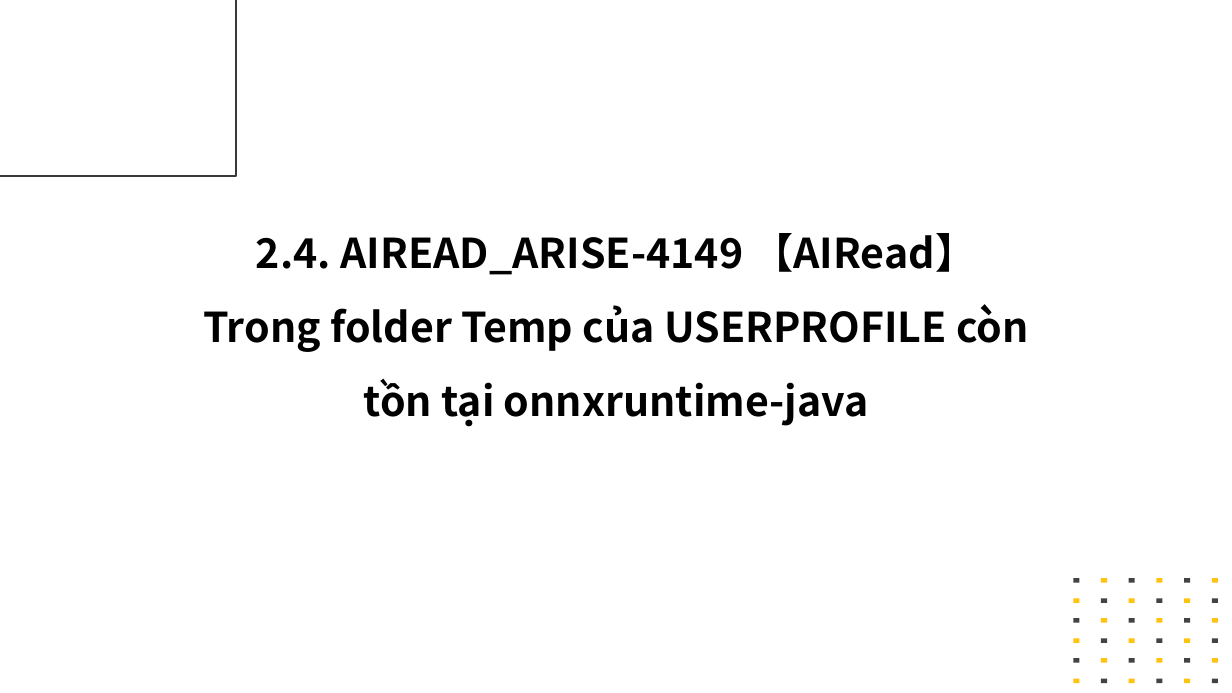
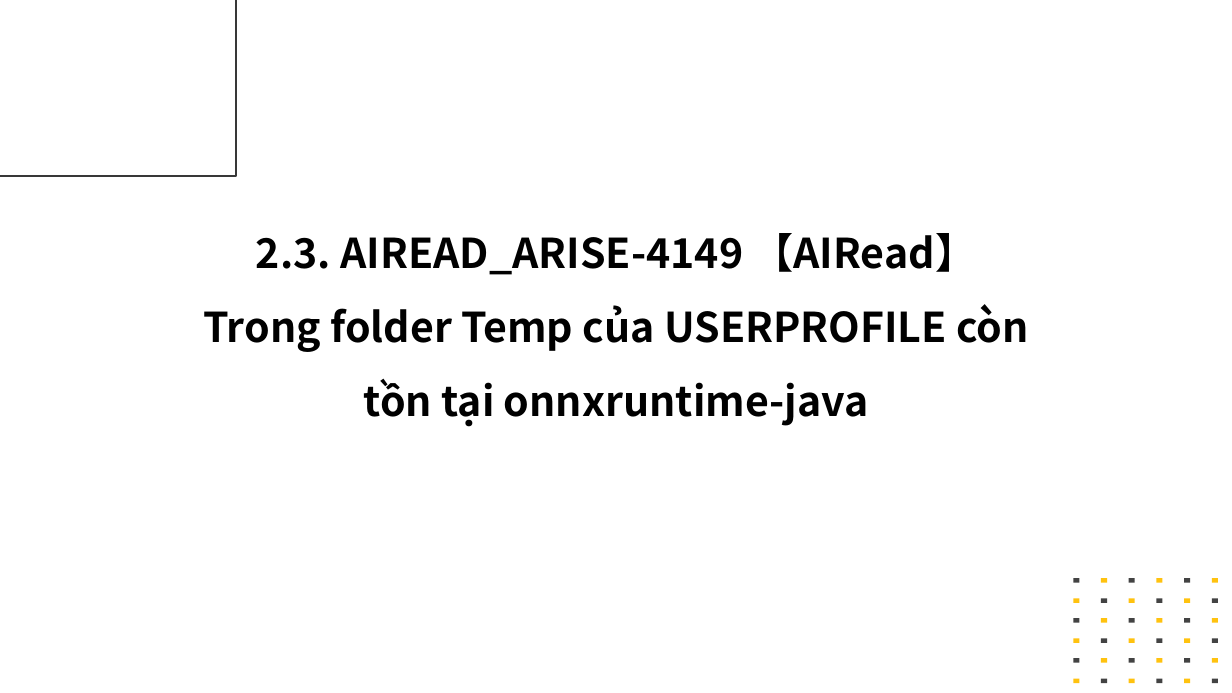
Before and after one commit to anhnvVNU/slide_maker, a slide deck: slide 17 of output/final_presentation.pptx (slide 21 before the commit). Drawn at 1232x693 pixels with LibreOffice and Linux fonts; fonts in the diff are those of the drawing. Boxes give left, top, right and bottom in pixels: in the first picture for what was removed or moved away, otherwise in the second. Text is boxed around its words. In the diff, an @@ line names an element or a change of style, - is before the commit and + after.

```diff
--- a/output/final_presentation.pptx
+++ b/output/final_presentation.pptx
@@ text at <box>256,233,977,275</box>: text changed @@
-2.4. AIREAD_ARISE-4149 【AIRead】
+2.3. AIREAD_ARISE-4149 【AIRead】
```
Also in this commit, not shown: 12 other slides changed, 2 slides added, 7 slides removed, 11 other files.
